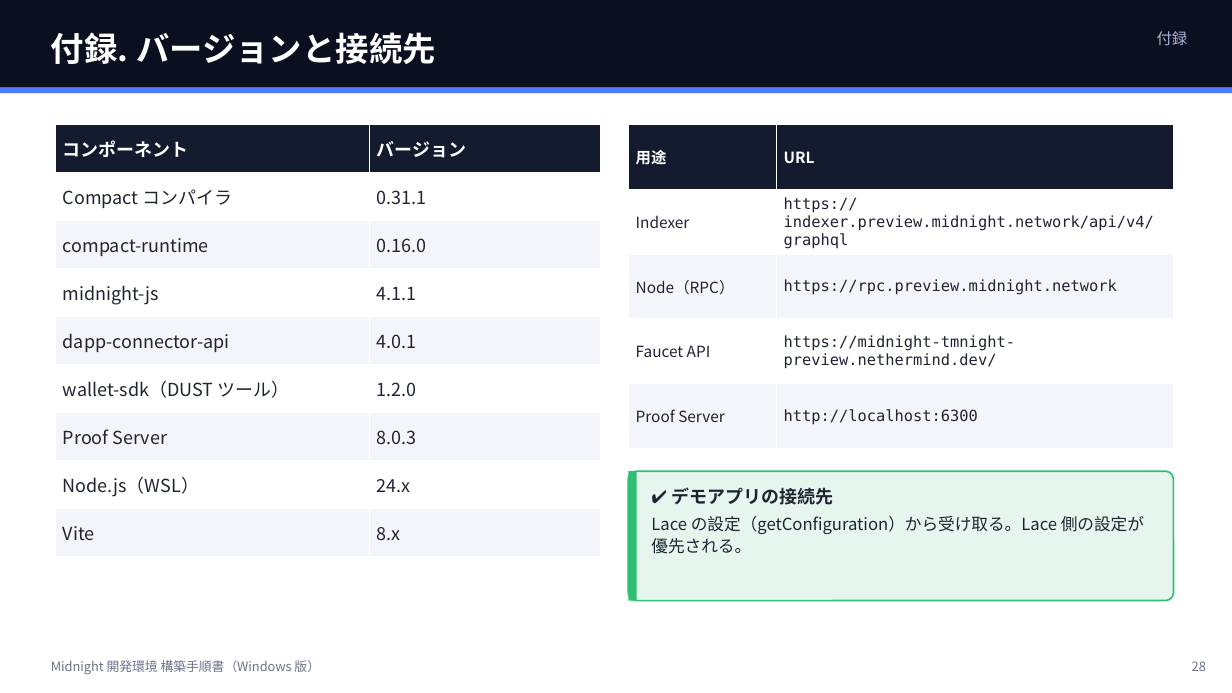
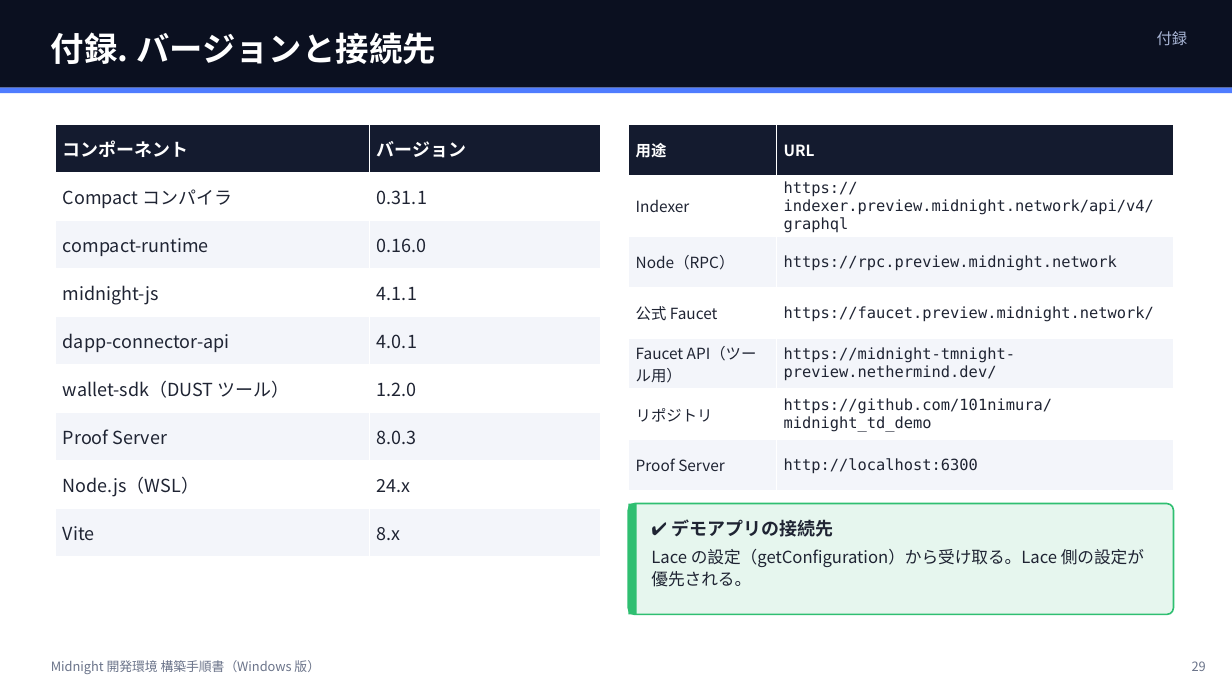
Before and after one commit to 101nimura/midnight_td_demo, a slide deck: slide 29 of docs/SETUP.pptx (slide 28 before the commit). Drawn at 1232x693 pixels with LibreOffice and Linux fonts; fonts in the diff are those of the drawing. Boxes give left, top, right and bottom in pixels: in the first picture for what was removed or moved away, otherwise in the second. Text is boxed around its words. In the diff, an @@ line names an element or a change of style, - is before the commit and + after.

```diff
--- a/docs/SETUP.pptx
+++ b/docs/SETUP.pptx
@@ table at (628,125,1174,481) @@
-row 4: Faucet API | https://midnight-tmnight-preview.nethermind.dev/
+row 4: 公式 Faucet | https://faucet.preview.midnight.network/
+row 5: Faucet API（ツール用） | https://midnight-tmnight-preview.nethermind.dev/
+row 6: リポジトリ | https://github.com/101nimura/midnight_td_demo
@@ rounded rectangle: place and size @@
-rounded rectangle at (628,471,1174,601)
+rounded rectangle at (628,504,1174,615)
@@ rectangle: place and size @@
-rectangle at (628,471,637,601)
+rectangle at (628,504,637,615)
@@ text "✔ デモアプリの接続先": place and size @@
-text "✔ デモアプリの接続先" at (651,487,1144,554)
+text "✔ デモアプリの接続先" at (651,519,1144,587)
```
Also in this commit, not shown: 24 other slides changed, 1 slide added, 18 other files.
